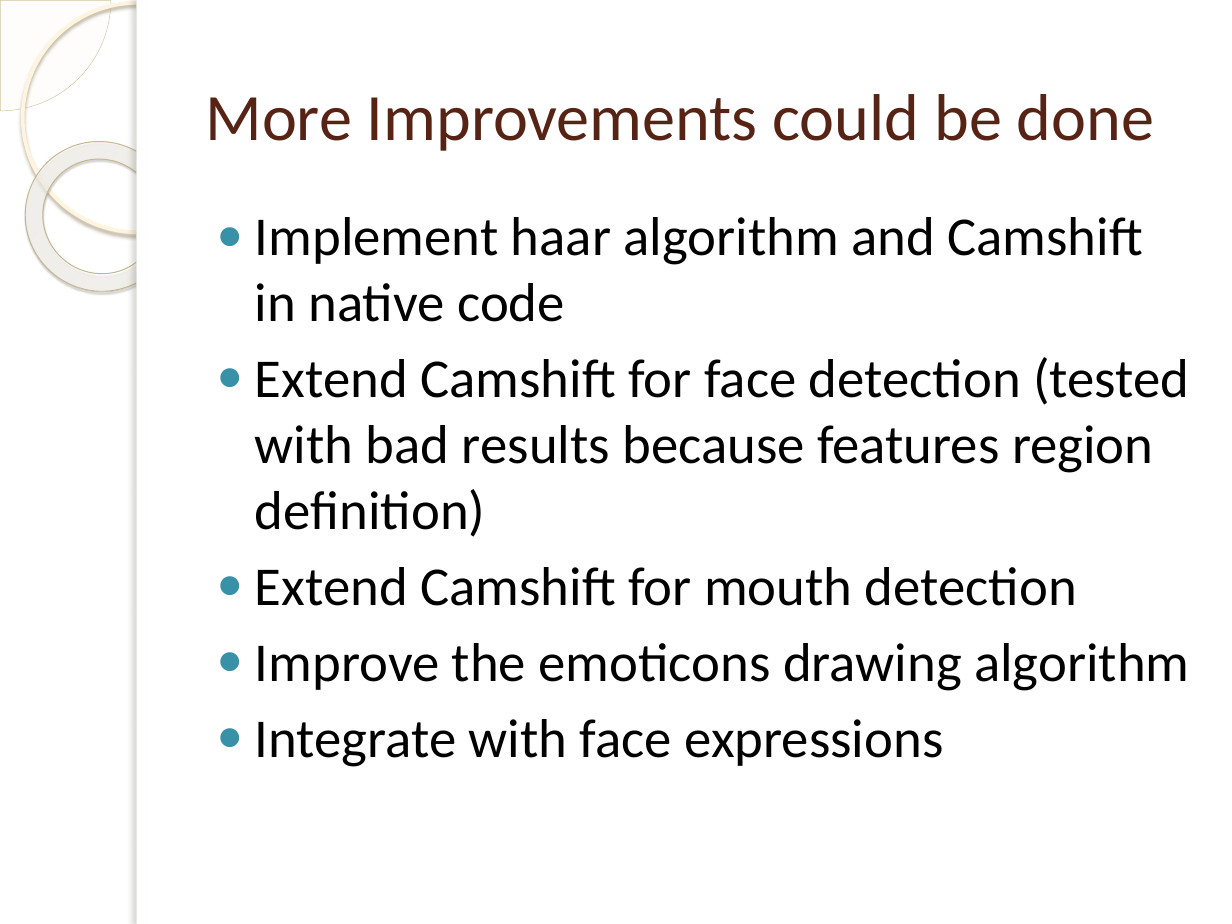
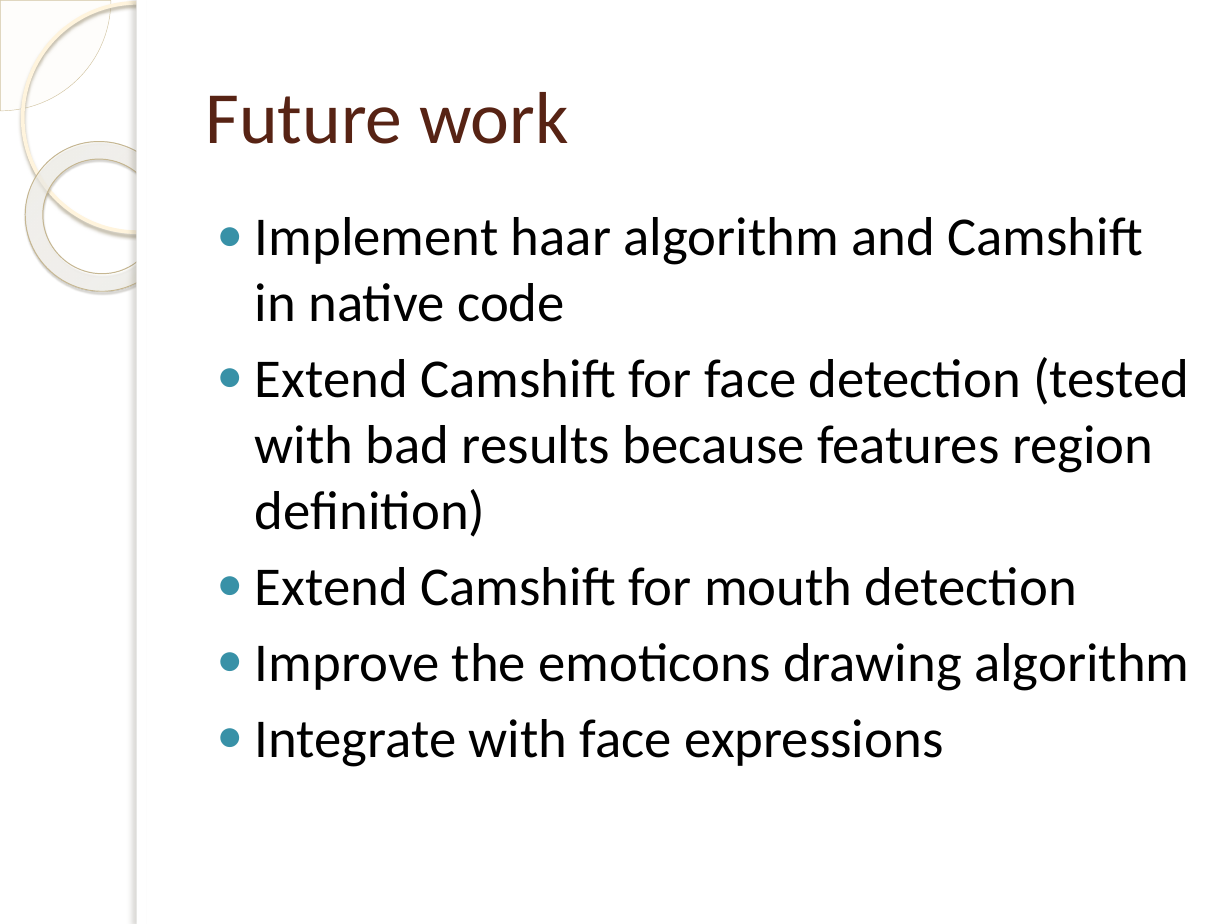
Before and after one commit to OrionGG/ivandroid, a slide deck: slide 14 of Presentacion/doc/EMOTICONIZER.pptx. Drawn at 1232x924 pixels with LibreOffice and Linux fonts; fonts in the diff are those of the drawing; background and template pictures are left out. Boxes give left, top, right and bottom in pixels: in the first picture for what was removed or moved away, otherwise in the second. Text is boxed around its words. In the diff, an @@ line names an element or a change of style, - is before the commit and + after.

```diff
--- a/Presentacion/doc/EMOTICONIZER.pptx
+++ b/Presentacion/doc/EMOTICONIZER.pptx
@@ title at [206, 92, 569, 144]: text changed; size 38.7 to 43 pt @@
-More Improvements could be done
+Future work
```
Also in this commit, not shown: 2 other slides changed.
